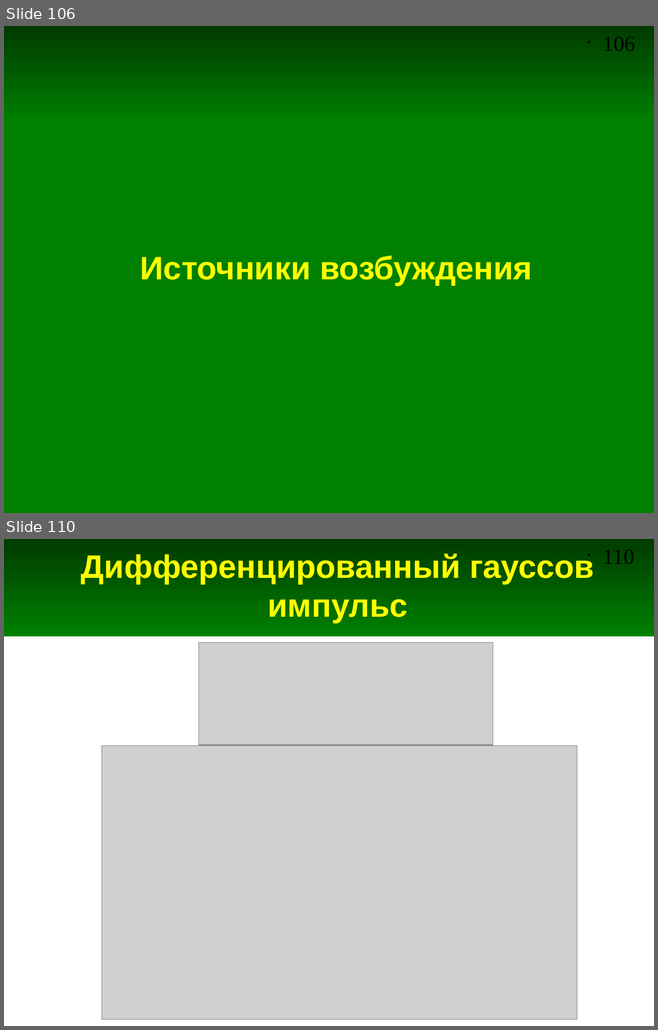
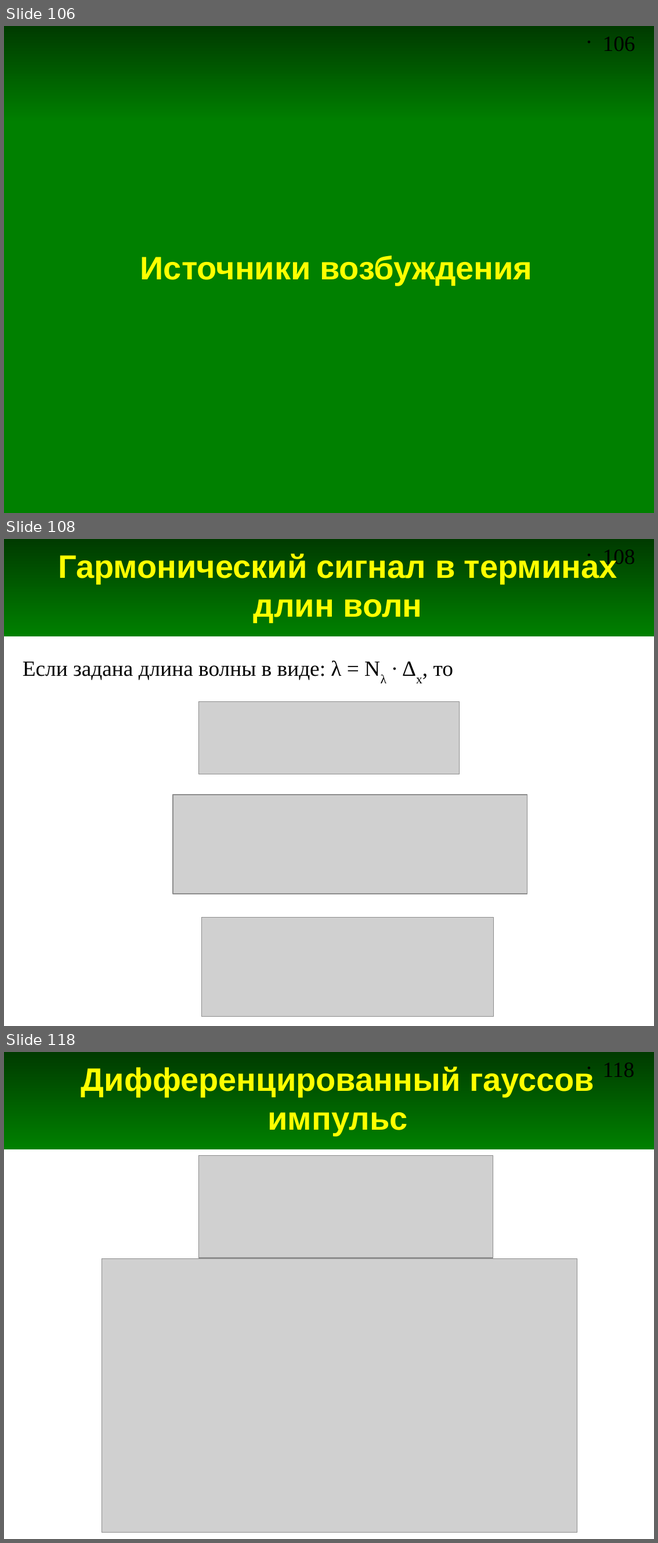
Before and after one commit to andris0147sv/modelling, a slide deck: presentations/2. FDTD.odp. Shown one above the other, each under a label of ours: slides 106 and 110 before the commit, slides 106, 108 and 118 after it; the slides between them are not shown. The pictures are 658x1030 and 658x1543 pixels, drawn with LibreOffice and Linux fonts; fonts in the diff are those of the drawing; grey boxes stand for pictures. Boxes give left, top, right and bottom in pixels: in the first picture for what was removed or moved away, otherwise in the second. Text is boxed around its words. In the diff, an @@ line names an element or a change of style, - is before the commit and + after.

Commit message:
Добавлены слады про синусоидалдьный сигнал и вейвлет Рикера

```diff
--- a/presentations/2. FDTD.odp
+++ b/presentations/2. FDTD.odp
@@ slide 108 added at (x1=4, y1=539, x2=654, y2=1026), background #FFFFFF; not listed: 2 template elements that a slide beside it also shows @@
@@ title added at (x1=58, y1=552, x2=617, y2=623), 36 pt, text #FFFF00, bold @@
+Гармонический сигнал в терминах длин волн
@@ text added at (x1=23, y1=660, x2=453, y2=681), 24 pt, text #000000 @@
+Если задана длина волны в виде: λ = Nλ · Δx, то
@@ picture added at (x1=199, y1=701, x2=459, y2=774) @@
@@ picture added at (x1=173, y1=795, x2=527, y2=895) @@
@@ picture added at (x1=201, y1=918, x2=493, y2=1017) @@
@@ what was slide 110 is now slide 118 @@
@@ page number at (x1=603, y1=1062, x2=634, y2=1077): text changed @@
-• 110
+• 118
```
Also in this commit, not shown: 5 slides changed, 15 other slides added.
